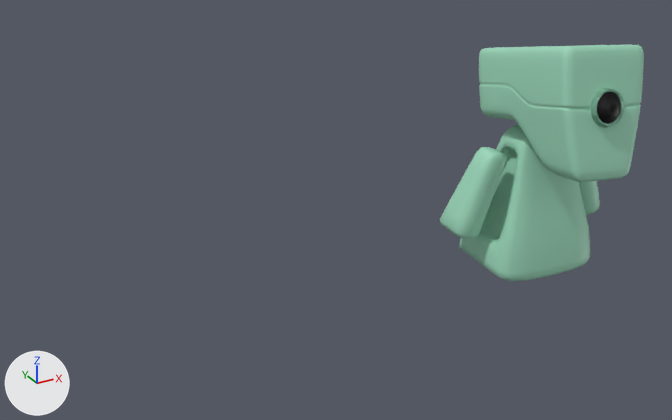
The glTF model static/models/Computer.glb, before and after one commit.
The view is the same before and after, from a 50 mm camera at (-4.23, -8.63, 3.51) aimed at (0.32, -0.37, -0.62). The lights are fixed; the arrows at lower left show +X, +Y and +Z. Vertices at the same position are counted once.

Objects in the first picture: 'Computer'.
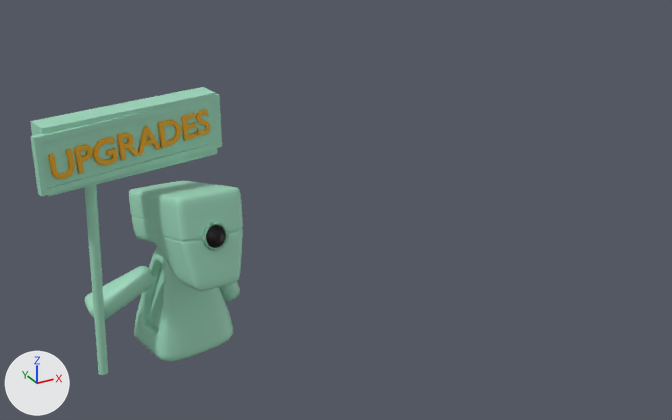
Where the change shows, as pixel boxes (x1, y1, x2, y2) in the pictures (672 x 420 px; the box of a moved part takes in the faces that stretch with it):
```json
{"object": "Computer", "change": "reshaped", "before": [440, 45, 644, 281], "after": [30, 87, 243, 375], "on screen": "22% taller"}
{"part": 1, "of": "me_2", "change": "moved or reshaped", "before": [479, 45, 644, 182], "after": [129, 181, 243, 291]}
{"part": 2, "of": "me_2", "change": "moved or reshaped", "before": [459, 124, 590, 281], "after": [134, 247, 233, 362]}
{"part": 3, "of": "me_2", "change": "moved or reshaped", "before": [579, 181, 600, 215], "after": [219, 281, 240, 301]}
{"part": 4, "of": "me_2", "change": "moved or reshaped", "before": [440, 147, 506, 239], "after": [84, 266, 156, 319]}
{"part": 5, "of": "me_2", "change": "deleted", "before": [597, 92, 621, 124]}
{"part": 6, "of": "me_2", "change": "deleted", "before": [590, 87, 624, 128]}
{"part": 7, "of": "me_2", "change": "added", "after": [30, 87, 222, 375]}
{"part": 8, "of": "me_2", "change": "added", "after": [202, 222, 228, 251]}
```

Edits to the scene script, one JSON object a line:
```json
{"op": "add", "block": "mat_material_002", "code": ["mat_material_002 = principled_material('Material.002')", "mat_material_002.base_color = (0.8, 0.391, 0.00596)  # yellow #e7a812"]}
{"block": "me_2", "where": "# used by ob_computer; location = (0.0, 0.0, 0.0)"}
{"op": "remove", "block": "me_2", "code": "me_2.from_pydata(...)  # 6577 vertices, 14531 faces; spans x 1.8..3.93, y -1.94..-0.02, z -1.73..1.22"}
{"op": "add", "block": "me_2", "code": "me_2.from_pydata(...)  # 10539 vertices, 23143 faces; spans x -2.73..-0.48, y -0.47..0.96, z -2.33..0.68"}
{"block": "me_2", "change": "me_2 part 1: the loose piece of 1602 vertices spanning x 2.26..3.39, y -1.94..-0.02, z -0.26..1.22 is turned 13.2 degrees about the z axis through its middle and scaled by 0.72, then moved by (-4.02, 1.23, -1.18)"}
{"block": "me_2", "change": "me_2 part 2: the loose piece of 602 vertices spanning x 2.16..3.56, y -1.2..-0.03, z -1.73..0.01 is turned 13.2 degrees about the z axis through its middle and scaled by 0.72, then moved by (-4.09, 1.12, -0.81)"}
{"block": "me_2", "change": "me_2 part 3: the loose piece of 122 vertices spanning x 3.3..3.93, y -0.83..-0.28, z -1.26..-0.18 is turned 13.2 degrees about the z axis through its middle and scaled by 0.72, then moved by (-4.33, 1.23, -0.85)"}
{"block": "me_2", "change": "me_2 part 4: the loose piece of 122 vertices spanning x 1.8..2.41, y -0.74..-0.15, z -1.26..-0.18 is multiplied about its middle by the matrix ((0.537, 0.027, 0.479), (0.003, 0.719, -0.043), (-0.48, 0.034, 0.535)), then moved by (-4.04, 0.98, -0.74)"}
{"block": "me_2", "change": "me_2 part 5: the loose piece of 3385 vertices spanning x 2.55..3.0, y -1.89..-1.44, z 0.33..0.77 is deleted"}
{"block": "me_2", "change": "me_2 part 6: the loose piece of 744 vertices spanning x 2.56..2.99, y -1.88..-1.39, z 0.28..0.78 is deleted"}
{"block": "me_2", "change": "me_2 part 7: 4350 vertices added at x -2.73..-0.65, y 0.0..0.73, z -2.33..0.68"}
{"block": "me_2", "change": "me_2 part 8: 3741 vertices added at x -1.28..-0.95, y -0.4..-0.04, z -0.85..-0.49"}
{"op": "add", "block": "me_2", "code": "me_2.materials.append(mat_material_002)  # yellow #e7a812"}
```
